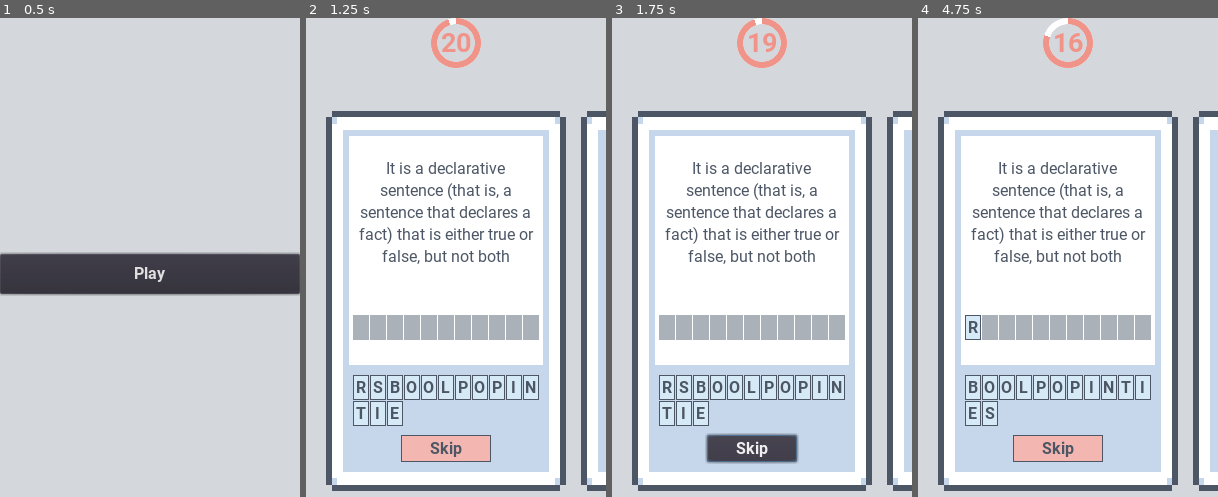
Above: before the commit, frames 1-4 (left to right).
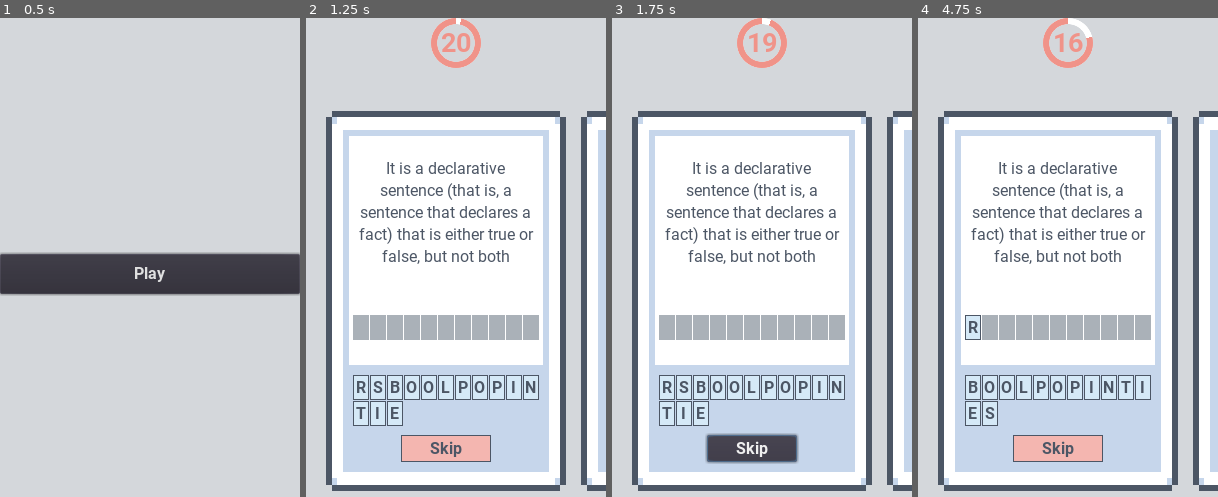
Above: after the commit, the same moments.

Repository: LoneDespair/comsci-card_game
Game: Godot game, scene res://src/main/main.tscn
The game is run twice, just before and just after one commit, with the same random seed, the same clock (stepped at 60 frames per second) and the same inputs.
Inputs:
- Up to frame 1 (0.5 s): no input
- Up to frame 2 (1.25 s): click "Play" at 0.5 s
- Up to frame 3 (1.75 s): click "Skip" at 1.25 s
- Up to frame 4 (4.75 s): click "Skip" at 2 s; click "R" at 2.75 s; click "S" at 3.5 s; click "S" at 4.25 s

Frame 1 is identical in both runs. In frame 2, less than 0.1% of the frame differs, in the area x 47-52%, y 0-2%; in frame 3, less than 0.1%; in frame 4, 0.3%, in the area x 42-58%, y 0-5%.

Commit message:
fixed circular timer

Diff:
--- a/src/circular_timer/circular_timer.tscn
+++ b/src/circular_timer/circular_timer.tscn
@@ -19,10 +19,11 @@
 margin_right = 50.0
 margin_bottom = 50.0
 size_flags_horizontal = 5
+step = 0.01
 value = 20.0
 texture_under = ExtResource( 2 )
 texture_progress = ExtResource( 2 )
-fill_mode = 4
+fill_mode = 5
 tint_progress = Color( 0.945098, 0.580392, 0.541176, 1 )
 nine_patch_stretch = true
 
--- a/src/circular_timer/initiator.gd
+++ b/src/circular_timer/initiator.gd
@@ -22,14 +22,13 @@
 
 
 func stop() -> void:
-	set_process(true)
+	set_process(false)
 
 
 func _process(delta: float) -> void:
 	remaining_time -= delta
 	progress_bar.value = remaining_time
 	count_label.text = str(ceil(remaining_time))
-	print(remaining_time)
 
 	if remaining_time <= 0:
 		emit_signal("timeout")
